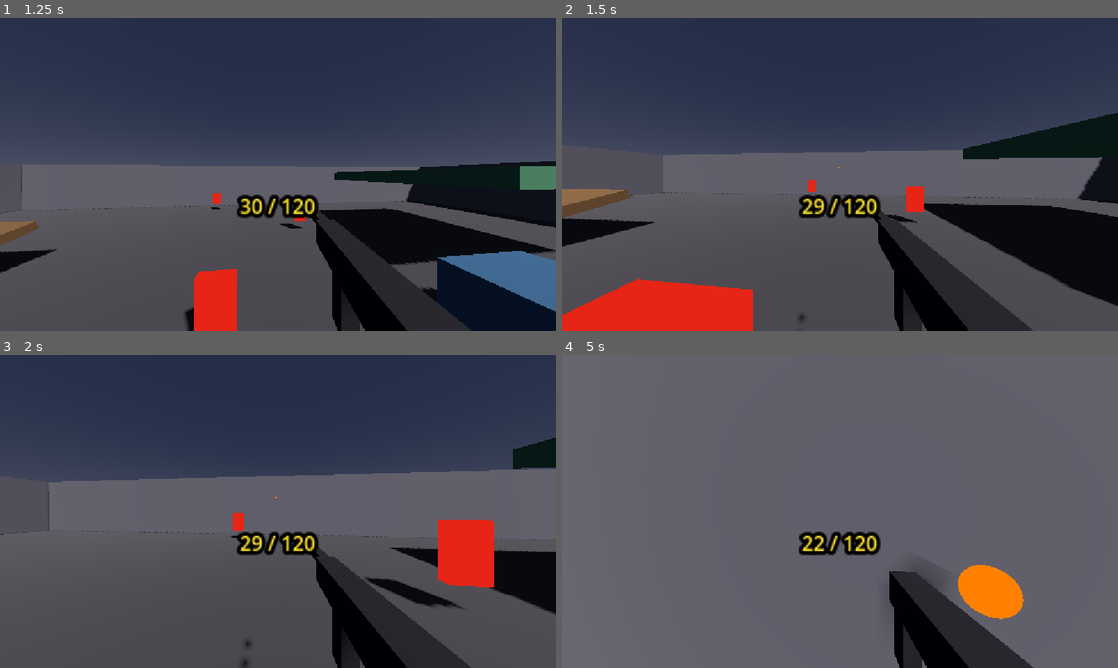
Above: before the commit, frames 1-4 (two rows, left to right).
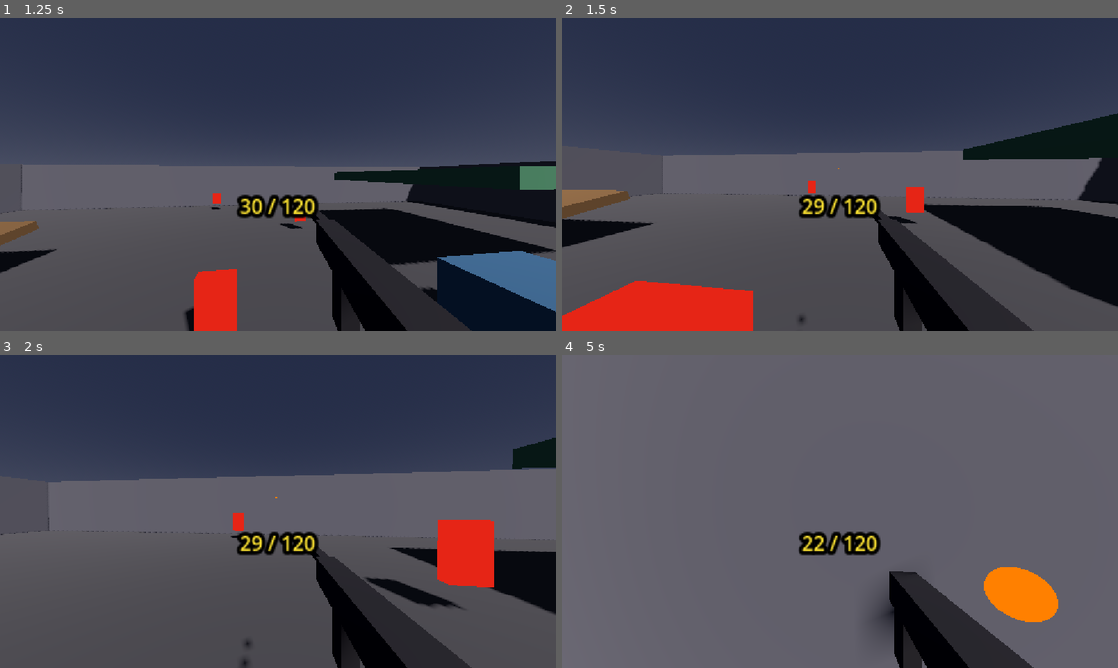
Above: after the commit, the same moments.

Repository: aimerscrypto/Project-FPS
Game: Godot game, scene res://scenes/maps/test_arena.tscn
Same seed, same stepped clock (60 frames per second), same inputs: the game is played once before the commit and once after it.
Inputs (mouse positions are in pixels of both pictures, inside the frame that each line leads up to):
- Up to frame 1 (1.25 s): tap Enter at 0.5 s; move the mouse to (305, 174) at 0.52 s; hold W (move_forward) from 0.53 s (still down); hold Ctrl (crouch) from 0.53 s (still down); tap Space (jump) at 0.77 s
- Up to frame 2 (1.5 s): keep holding W (move_forward); move the mouse to (812, 174) at 1.27 s; release Ctrl (crouch) at 1.28 s; click (812, 174) at 1.35 s
- Up to frame 3 (2 s): keep holding W (move_forward); tap Space (jump) at 1.52 s
- Up to frame 4 (5 s): keep holding W (move_forward); move the mouse to (851, 505) at 2.02 s; hold Shift (sprint) 2.03-2.78 s; move the mouse to (834, 517) at 2.77 s; tap Ctrl (crouch) at 2.85 s; tap Space (jump) at 3.02, 3.77, 4.52 s; move the mouse to (878, 514) at 3.52 s; press the mouse at (878, 514) at 3.53 s; move the mouse to (795, 508) at 4.27 s; release the mouse at (795, 508) at 4.28 s; tap Shift (sprint) at 4.35 s

Frame 1 is identical in both runs. In frame 2, 1.1% of the frame differs, in the area x 0-100%, y 30-97%; in frame 3, less than 0.1%; in frame 4, 2.0%, in the area x 55-90%, y 67-88%.

Commit message:
Fix recoil system: clean separation, recoil absorption, and realistic climbing feel

Diff:
--- a/data/weapons/assault_rifle.tres
+++ b/data/weapons/assault_rifle.tres
@@ -14,6 +14,6 @@
 reload_time = 2.0
 spread_degrees = 0.5
 range_meters = 100.0
-recoil_vertical = 0.4
-recoil_horizontal = 0.15
-recoil_recovery = 8.0
+recoil_vertical = 0.85
+recoil_horizontal = 0.2
+recoil_recovery = 4.5
--- a/scripts/player/player_controller.gd
+++ b/scripts/player/player_controller.gd
@@ -71,6 +71,12 @@
 
 # Mouse input accumulated per frame (avoids jitter from Input.get_last_mouse_velocity)
 var _mouse_delta    : Vector2  = Vector2.ZERO
+
+# Mouse look & recoil
+var _mouse_pitch     : float = 0.0   # Baseline pitch from mouse look (degrees)
+var _recoil_pitch    : float = 0.0   # Current upward recoil offset (degrees)
+var _recoil_yaw      : float = 0.0   # Current horizontal recoil offset (degrees)
+var _recoil_recovery : float = 4.5   # Rate at which recoil recovers (degrees/second)
 
 # Prevent holding jump to auto-jump — require a fresh press
 var _jump_consumed  : bool = false
@@ -89,9 +95,23 @@
 	# Initialise camera mount to standing eye height above origin.
 	# Origin is capsule centre = floor + HEIGHT_STAND/2, so eye above origin:
 	_camera_mount.position.y = EYE_HEIGHT_STAND - (HEIGHT_STAND * 0.5)
-	# Give the weapon a reference to the camera so recoil can be applied.
-	if _weapon and _weapon.has_method("set_camera"):
-		_weapon.set_camera(_camera)
+	_mouse_pitch = _camera_mount.rotation_degrees.x
+	# Give the weapon references so recoil and camera are linked.
+	if _weapon:
+		if _weapon.has_method("set_player"):
+			_weapon.set_player(self)
+		if _weapon.has_method("set_camera"):
+			_weapon.set_camera(_camera)
+
+
+## Adds recoil impulse to camera pitch and yaw.
+## v_kick: degrees upward kick (positive)
+## h_kick: degrees horizontal kick
+## recovery_rate: degrees/sec recovery toward baseline
+func apply_recoil(v_kick: float, h_kick: float, recovery_rate: float) -> void:
+	_recoil_pitch += v_kick
+	_recoil_yaw += h_kick
+	_recoil_recovery = recovery_rate
 
 
 # =============================================================================
@@ -128,27 +148,48 @@
 # PHYSICS PROCESS
 # =============================================================================
 func _physics_process(delta: float) -> void:
-	_handle_mouse_look()
+	_handle_mouse_look(delta)
 	_handle_movement(delta)
 	_handle_capsule_lerp(delta)
 	move_and_slide()
 
 
 # =============================================================================
-# MOUSE LOOK
-# =============================================================================
-func _handle_mouse_look() -> void:
-	if _mouse_delta == Vector2.ZERO:
-		return
-
-	# Horizontal rotation — rotate the whole body so movement stays aligned
-	rotate_y(-_mouse_delta.x * MOUSE_SENSITIVITY)
-
-	# Vertical rotation — rotate only the camera mount, clamped
-	var new_pitch := _camera_mount.rotation_degrees.x - rad_to_deg(_mouse_delta.y * MOUSE_SENSITIVITY)
-	_camera_mount.rotation_degrees.x = clamp(new_pitch, CAMERA_PITCH_MIN, CAMERA_PITCH_MAX)
-
-	_mouse_delta = Vector2.ZERO  # consume the delta
+# MOUSE LOOK & RECOIL
+# =============================================================================
+func _handle_mouse_look(delta: float) -> void:
+	# 1. Horizontal mouse look (yaw) — rotate the whole body so movement stays aligned
+	if _mouse_delta.x != 0.0:
+		rotate_y(-_mouse_delta.x * MOUSE_SENSITIVITY)
+
+	# 2. Vertical mouse look (pitch) — modify _mouse_pitch, absorbing active recoil if pulling down
+	if _mouse_delta.y != 0.0:
+		var pitch_delta : float = rad_to_deg(_mouse_delta.y * MOUSE_SENSITIVITY)
+		# When pulling mouse DOWN (pitch_delta > 0), absorb active upward recoil first
+		if pitch_delta > 0.0 and _recoil_pitch > 0.0:
+			var absorbed : float = min(pitch_delta, _recoil_pitch)
+			_recoil_pitch -= absorbed
+			pitch_delta -= absorbed
+		elif pitch_delta < 0.0 and _recoil_pitch < 0.0:
+			var absorbed : float = max(pitch_delta, _recoil_pitch)
+			_recoil_pitch -= absorbed
+			pitch_delta -= absorbed
+
+		_mouse_pitch = clamp(_mouse_pitch - pitch_delta, CAMERA_PITCH_MIN, CAMERA_PITCH_MAX)
+
+	_mouse_delta = Vector2.ZERO
+
+	# 3. Smooth recoil recovery over time toward rest (0)
+	if _recoil_pitch != 0.0:
+		_recoil_pitch = move_toward(_recoil_pitch, 0.0, _recoil_recovery * delta)
+	if _recoil_yaw != 0.0:
+		_recoil_yaw = move_toward(_recoil_yaw, 0.0, _recoil_recovery * delta)
+
+	# 4. Final camera pitch = base mouse pitch + recoil pitch (clamped safely)
+	_camera_mount.rotation_degrees.x = clamp(_mouse_pitch + _recoil_pitch, CAMERA_PITCH_MIN, CAMERA_PITCH_MAX)
+
+	# 5. Final camera yaw offset from recoil
+	_camera.rotation_degrees.y = _recoil_yaw
 
 
 # =============================================================================
--- a/scripts/weapons/weapon_base.gd
+++ b/scripts/weapons/weapon_base.gd
@@ -31,9 +31,9 @@
 # Debug: temporary Label3D showing ammo (hidden in production).
 @onready var _ammo_label    : Label3D      = $AmmoLabel
 
-# Reference to the Camera3D so recoil can be applied.
-# Set by the player controller after instantiation via set_camera().
-var _camera : Camera3D = null
+# Reference to the Player and Camera3D so recoil can be applied cleanly.
+var _player : CharacterBody3D = null
+var _camera : Camera3D        = null
 
 
 # -----------------------------------------------------------------------------
@@ -46,9 +46,6 @@
 var _reserve_ammo    : int         = 0
 var _fire_timer      : float       = 0.0   # countdown to next allowed shot
 var _reload_timer    : float       = 0.0   # countdown to reload completion
-
-# Recoil accumulator — added each shot, recovered over time.
-var _recoil_pitch    : float       = 0.0   # current pending recoil (degrees)
 
 # Muzzle flash visibility timer.
 var _muzzle_timer    : float       = 0.0
@@ -71,6 +68,11 @@
 	_update_ammo_label()
 
 
+## Called by the player controller to link the player body.
+func set_player(player: CharacterBody3D) -> void:
+	_player = player
+
+
 ## Called by the player controller to give the weapon a camera reference.
 func set_camera(cam: Camera3D) -> void:
 	_camera = cam
@@ -86,7 +88,6 @@
 	_tick_fire_timer(delta)
 	_tick_reload_timer(delta)
 	_tick_muzzle_flash(delta)
-	_recover_recoil(delta)
 
 
 # =============================================================================
@@ -234,34 +235,9 @@
 # RECOIL
 # =============================================================================
 func _apply_recoil() -> void:
-	if _camera == null:
-		return
-	# Vertical kick — upward (negative pitch in Godot).
-	_recoil_pitch += data.recoil_vertical
-	# Horizontal — applied immediately as a random offset.
-	var h_kick : float = randf_range(-data.recoil_horizontal, data.recoil_horizontal)
-	# Apply to CameraMount parent (the Node3D that owns Camera3D).
-	var mount := _camera.get_parent() as Node3D
-	if mount:
-		mount.rotation_degrees.x -= data.recoil_vertical
-		mount.rotation_degrees.x = clamp(mount.rotation_degrees.x, -88.0, 88.0)
-		# Horizontal recoil applied to the CharacterBody3D (grandparent of CameraMount).
-		var body := mount.get_parent() as Node3D
-		if body:
-			body.rotate_y(deg_to_rad(h_kick))
-
-
-func _recover_recoil(delta: float) -> void:
-	if _recoil_pitch <= 0.0 or _camera == null:
-		_recoil_pitch = 0.0
-		return
-	var recovery : float = data.recoil_recovery * delta
-	var applied  : float = min(recovery, _recoil_pitch)
-	_recoil_pitch -= applied
-	var mount := _camera.get_parent() as Node3D
-	if mount:
-		mount.rotation_degrees.x += applied
-		mount.rotation_degrees.x = clamp(mount.rotation_degrees.x, -88.0, 88.0)
+	if _player and _player.has_method("apply_recoil"):
+		var h_kick : float = randf_range(-data.recoil_horizontal, data.recoil_horizontal)
+		_player.apply_recoil(data.recoil_vertical, h_kick, data.recoil_recovery)
 
 
 # =============================================================================
--- a/scripts/weapons/weapon_data.gd
+++ b/scripts/weapons/weapon_data.gd
@@ -34,6 +34,6 @@
 @export var range_meters   : float = 100.0 # hitscan maximum range
 
 # --- Recoil (applied to camera on each shot) ---
-@export var recoil_vertical   : float = 0.4   # degrees upward kick per shot
-@export var recoil_horizontal : float = 0.15  # max random horizontal degrees per shot
-@export var recoil_recovery   : float = 8.0   # degrees/second recovery toward rest
+@export var recoil_vertical   : float = 0.85  # degrees upward kick per shot
+@export var recoil_horizontal : float = 0.20  # max random horizontal degrees per shot
+@export var recoil_recovery   : float = 4.5   # degrees/second recovery toward rest
Not shown, changed: DEVELOPMENT_STATUS.md
